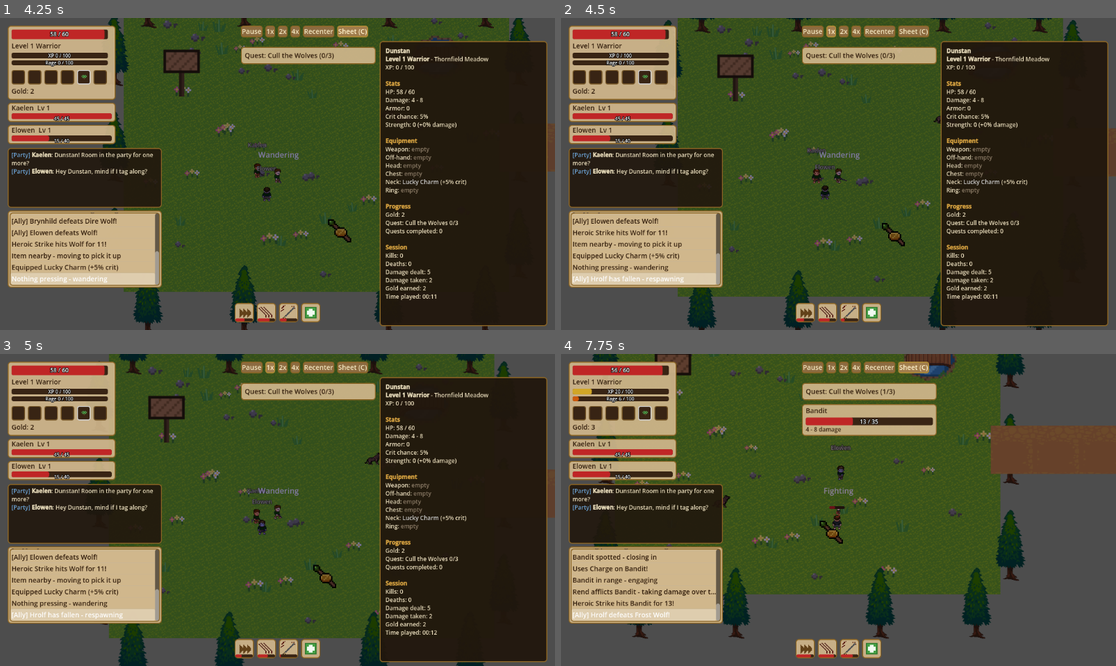
Above: before the commit, frames 1-4 (two rows, left to right).
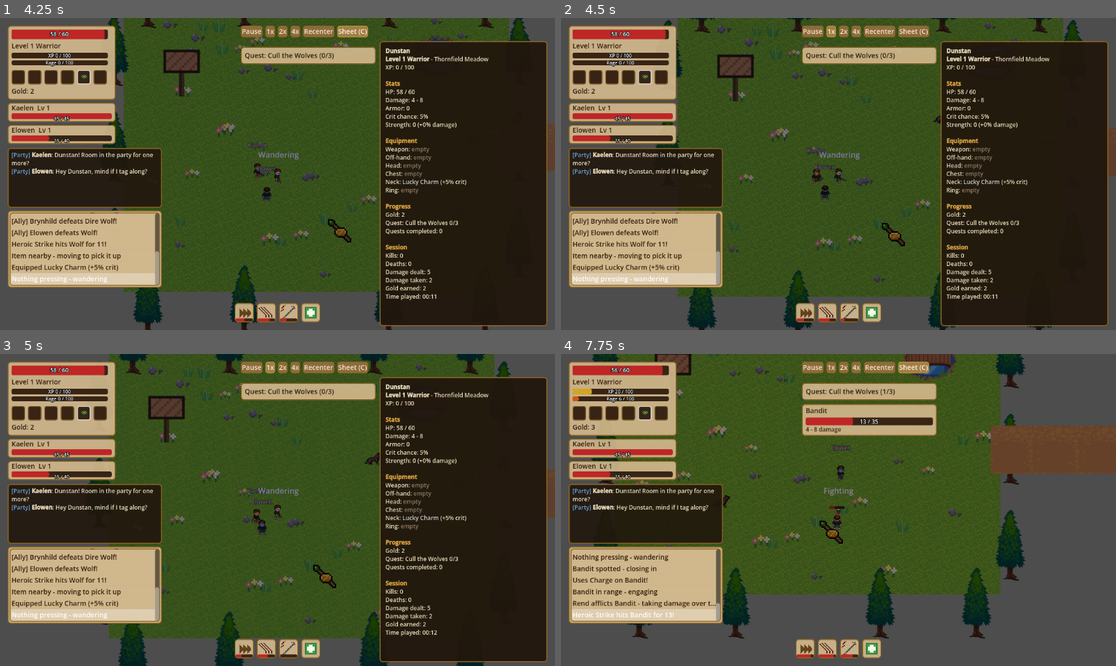
Above: after the commit, the same moments.

Repository: HexaLoid/ai-world-spectator
Game: Godot game, scene res://scenes/Main.tscn
The game is run twice, just before and just after one commit, with the same random seed, the same clock (stepped at 60 frames per second) and the same inputs.
Inputs:
- Up to frame 1 (4.25 s): click "1x" at 0.5 s; click "2x" at 1.25 s; click "4x" at 2 s; click "Recenter" at 2.75 s; click "Sheet (C)" at 3.5 s
- Up to frame 2 (4.5 s): click "1x" at 4.25 s
- Up to frame 3 (5 s): no input
- Up to frame 4 (7.75 s): click "2x" at 5 s; click "4x" at 5.75 s; click "Recenter" at 6.5 s; click "Sheet (C)" at 7.25 s

Frame 1 is identical in both runs. In frame 2, 1.1% of the frame differs, in the area x 2-29%, y 62-85%; in frame 3, 1.1%; in frame 4, 1.1%.

Commit message:
Rebalance two new items and move the Frostpeak Warlord off the arrival point
Co-Authored-By: Claude Sonnet 5 <noreply@anthropic.com>

Diff:
--- a/scenes/world/FrostpeakPass.tscn
+++ b/scenes/world/FrostpeakPass.tscn
@@ -156,7 +156,7 @@
 enemy_id = "raider_captain"
 
 [node name="SpawnPointFrostpeakWarlord" parent="." instance=ExtResource("1_spawnpoint")]
-position = Vector2(0, 0)
+position = Vector2(260, -180)
 respawn_delay_s = 150.0
 enemy_scene = ExtResource("2_enemy")
 enemy_id = "frostpeak_warlord"
--- a/scripts/systems/loot_table.gd
+++ b/scripts/systems/loot_table.gd
@@ -33,7 +33,7 @@
 	"apprentice_staff": {"slot": "weapon", "rarity": "common", "level_req": 1, "icon": "res://assets/icons/apprentice_staff_icon.png", "stats": {"damage": 3, "intellect": 2}},
 	"oak_staff": {"slot": "weapon", "rarity": "uncommon", "level_req": 2, "icon": "res://assets/icons/oak_staff_icon.png", "stats": {"damage": 5, "intellect": 4}},
 	"arcane_staff": {"slot": "weapon", "rarity": "rare", "level_req": 3, "icon": "res://assets/icons/arcane_staff_icon.png", "stats": {"damage": 8, "intellect": 7}},
-	"tempered_sword": {"slot": "weapon", "rarity": "rare", "level_req": 5, "icon": "res://assets/icons/tempered_sword_icon.png", "stats": {"damage": 15, "strength": 3}},
+	"tempered_sword": {"slot": "weapon", "rarity": "rare", "level_req": 5, "icon": "res://assets/icons/tempered_sword_icon.png", "stats": {"damage": 19, "strength": 3}},
 	"mirewood_staff": {"slot": "weapon", "rarity": "rare", "level_req": 5, "icon": "res://assets/icons/mirewood_staff_icon.png", "stats": {"damage": 11, "intellect": 9}},
 	"tyrants_maul": {"slot": "weapon", "rarity": "epic", "level_req": 6, "icon": "res://assets/icons/tyrants_maul_icon.png", "stats": {"damage": 20, "strength": 5, "intellect": 3}},
 	"frostbrand": {"slot": "weapon", "rarity": "epic", "level_req": 8, "icon": "res://assets/icons/frostbrand_icon.png", "stats": {"damage": 24, "strength": 6}},
@@ -55,7 +55,7 @@
 	"leather_armor": {"slot": "chest", "rarity": "common", "level_req": 1, "icon": "res://assets/icons/armor_icon.png", "stats": {"armor": 2, "max_hp": 15}},
 	"chainmail_armor": {"slot": "chest", "rarity": "rare", "level_req": 3, "icon": "res://assets/icons/chainmail_armor_icon.png", "stats": {"armor": 5, "max_hp": 25}},
 	"champions_plate": {"slot": "chest", "rarity": "epic", "level_req": 3, "icon": "res://assets/icons/champions_plate_icon.png", "stats": {"armor": 9, "max_hp": 40, "strength": 3}},
-	"reinforced_mail": {"slot": "chest", "rarity": "rare", "level_req": 5, "icon": "res://assets/icons/chainmail_armor_icon.png", "stats": {"armor": 8, "max_hp": 35}},
+	"reinforced_mail": {"slot": "chest", "rarity": "rare", "level_req": 5, "icon": "res://assets/icons/chainmail_armor_icon.png", "stats": {"armor": 11, "max_hp": 45}},
 	"glacier_plate": {"slot": "chest", "rarity": "epic", "level_req": 9, "icon": "res://assets/icons/champions_plate_icon.png", "stats": {"armor": 13, "max_hp": 55, "strength": 4, "intellect": 4}},
 	# Neck
 	"lucky_charm": {"slot": "neck", "rarity": "common", "level_req": 1, "icon": "res://assets/icons/lucky_charm_icon.png", "stats": {"crit_chance": 0.05}},
